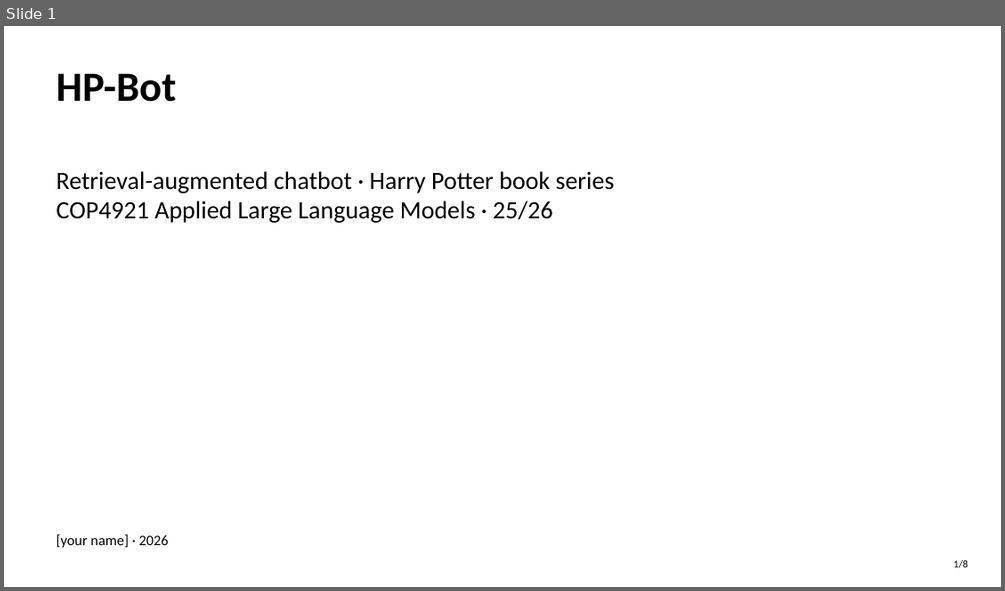
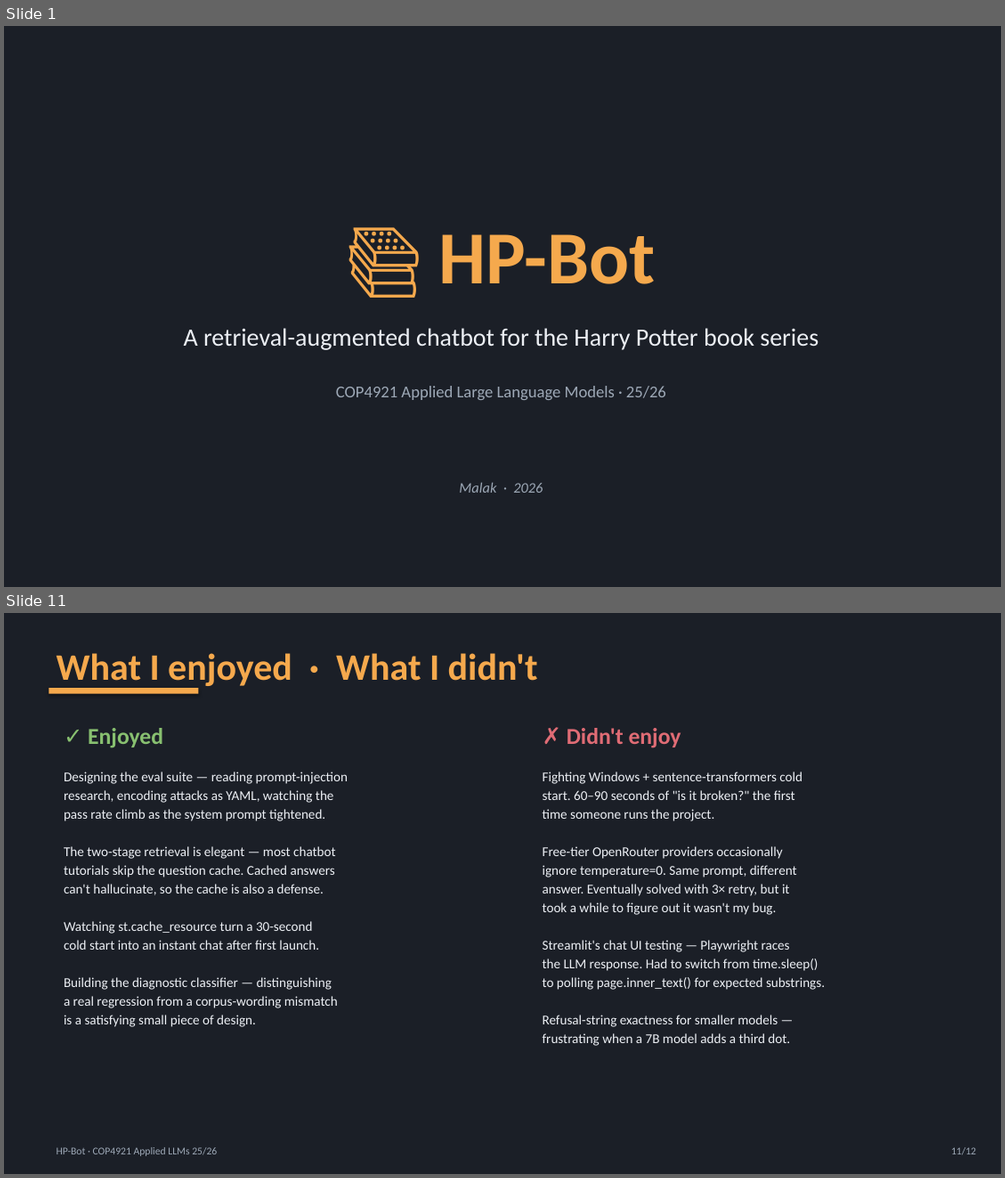
Before and after one commit to hoop-ai/applied-llm-hp-bot, a slide deck: HP-Bot-presentation.pptx. Shown one above the other, each under a label of ours: slide 1 before the commit, slides 1 and 11 after it; the slides between them are not shown. The pictures are 1005x591 and 1005x1178 pixels, drawn with LibreOffice and Linux fonts; fonts in the diff are those of the drawing. Boxes give left, top, right and bottom in pixels: in the first picture for what was removed or moved away, otherwise in the second. Text is boxed around its words. In the diff, an @@ line names an element or a change of style, - is before the commit and + after.

```diff
--- a/HP-Bot-presentation.pptx
+++ b/HP-Bot-presentation.pptx
@@ slide 11 added at [4,613,1001,1174], background #FFFFFF @@
@@ rectangle added at [4,613,1001,1174], fill #1B1F27 @@
@@ text added at [57,653,538,690], 36 pt, text #F5A94D, bold @@
+What I enjoyed · What I didn't
@@ rectangle added at [48,688,198,694], fill #F5A94D @@
@@ text added at [88,728,163,748], 22 pt, text #88C070, bold @@
+✓ Enjoyed
@@ text added at [566,728,681,748], 22 pt, text #E06C75, bold @@
+✗ Didn't enjoy
@@ text added at [64,771,348,1027], 13 pt, text #ECEFF4 @@
+Designing the eval suite — reading prompt-injection
+research, encoding attacks as YAML, watching the
+pass rate climb as the system prompt tightened.
+The two-stage retrieval is elegant — most chatbot
+tutorials skip the question cache. Cached answers
+can't hallucinate, so the cache is also a defense.
+Watching st.cache_resource turn a 30-second
+cold start into an instant chat after first launch.
+Building the diagnostic classifier — distinguishing
+a real regression from a corpus-wording mismatch
+is a satisfying small piece of design.
@@ text added at [542,771,825,1046], 13 pt, text #ECEFF4 @@
+Fighting Windows + sentence-transformers cold
+start. 60–90 seconds of "is it broken?" the first
+time someone runs the project.
+Free-tier OpenRouter providers occasionally
+ignore temperature=0. Same prompt, different
+answer. Eventually solved with 3× retry, but it
+took a while to figure out it wasn't my bug.
+Streamlit's chat UI testing — Playwright races
+the LLM response. Had to switch from time.sleep()
+to polling page.inner_text() for expected substrings.
+Refusal-string exactness for smaller models —
+frustrating when a 7B model adds a third dot.
@@ text added at [57,1147,217,1156], 10 pt, text #9DA8B6 @@
+HP-Bot · COP4921 Applied LLMs 25/26
@@ text added at [951,1147,976,1154], 10 pt, text #9DA8B6 @@
+11/12
@@ slide 1 changed as well @@
@@ rectangle added at [4,26,1001,587], fill #1B1F27 @@
@@ text at [439,234,655,284]: text changed; size 40 to 72 pt; text colour #000000 to #F5A94D @@
-HP-Bot
+📚 HP-Bot
@@ text at [184,328,818,350]: text changed; text colour #000000 to #ECEFF4 @@
-Retrieval-augmented chatbot · Harry Potter book series
-COP4921 Applied Large Language Models · 25/26
+A retrieval-augmented chatbot for the Harry Potter book series
@@ text added at [336,386,666,400], 16 pt, text #9DA8B6 @@
+COP4921 Applied Large Language Models · 25/26
@@ text at [459,482,542,492]: text changed; text colour #000000 to #9DA8B6; italic on @@
-[your name] · 2026
+Malak · 2026
@@ text removed at [954,560,968,568] @@
-1/8
```
Also in this commit, not shown: 1 other slide changed, 9 other slides added, 6 slides removed, 11 other files.
